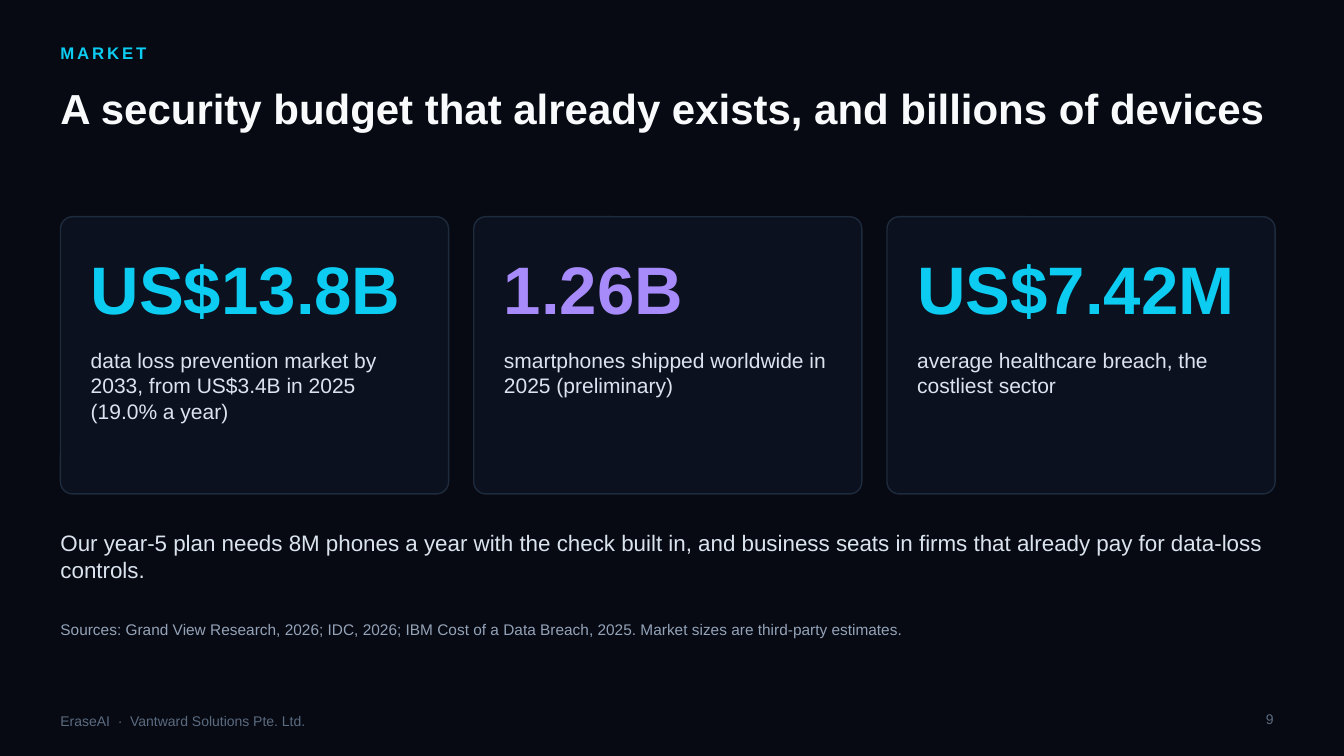
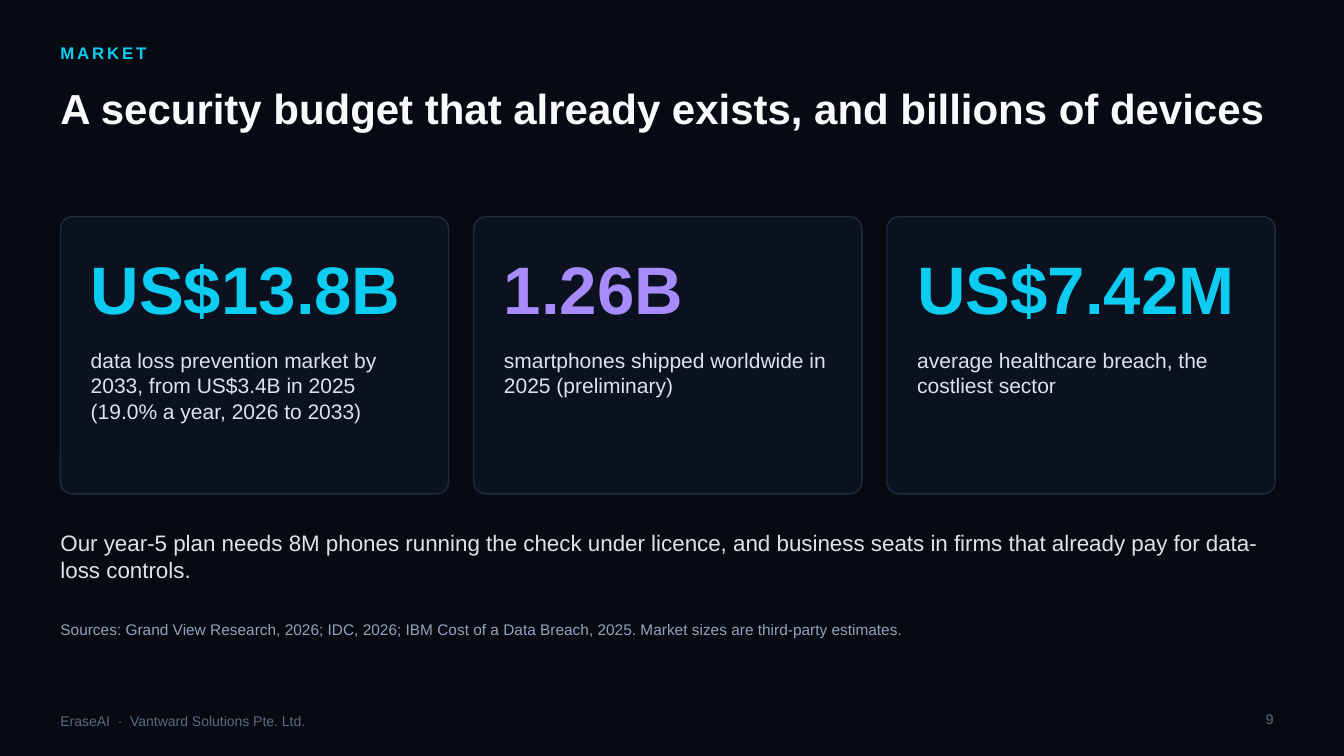
Before and after one commit to shockernburner/Erase-AI, a slide deck: slide 9 of docs/pitch/EraseAI_Investor_Deck_2026.pptx. Drawn at 1344x756 pixels with LibreOffice and Linux fonts; fonts in the diff are those of the drawing; background and template pictures are left out. Boxes give left, top, right and bottom in pixels: in the first picture for what was removed or moved away, otherwise in the second. Text is boxed around its words. In the diff, an @@ line names an element or a change of style, - is before the commit and + after.

```diff
--- a/docs/pitch/EraseAI_Investor_Deck_2026.pptx
+++ b/docs/pitch/EraseAI_Investor_Deck_2026.pptx
@@ text at box(91, 352, 376, 423): text changed @@
-data loss prevention market by 2033, from US$3.4B in 2025 (19.0% a year)
+data loss prevention market by 2033, from US$3.4B in 2025 (19.0% a year, 2026 to 2033)
@@ text at box(60, 534, 1257, 579): text changed @@
-Our year-5 plan needs 8M phones a year with the check built in, and business seats in firms that already pay for data-loss controls.
+Our year-5 plan needs 8M phones running the check under licence, and business seats in firms that already pay for data-loss controls.
```
Also in this commit, not shown: 8 other slides changed, 9 other files.
